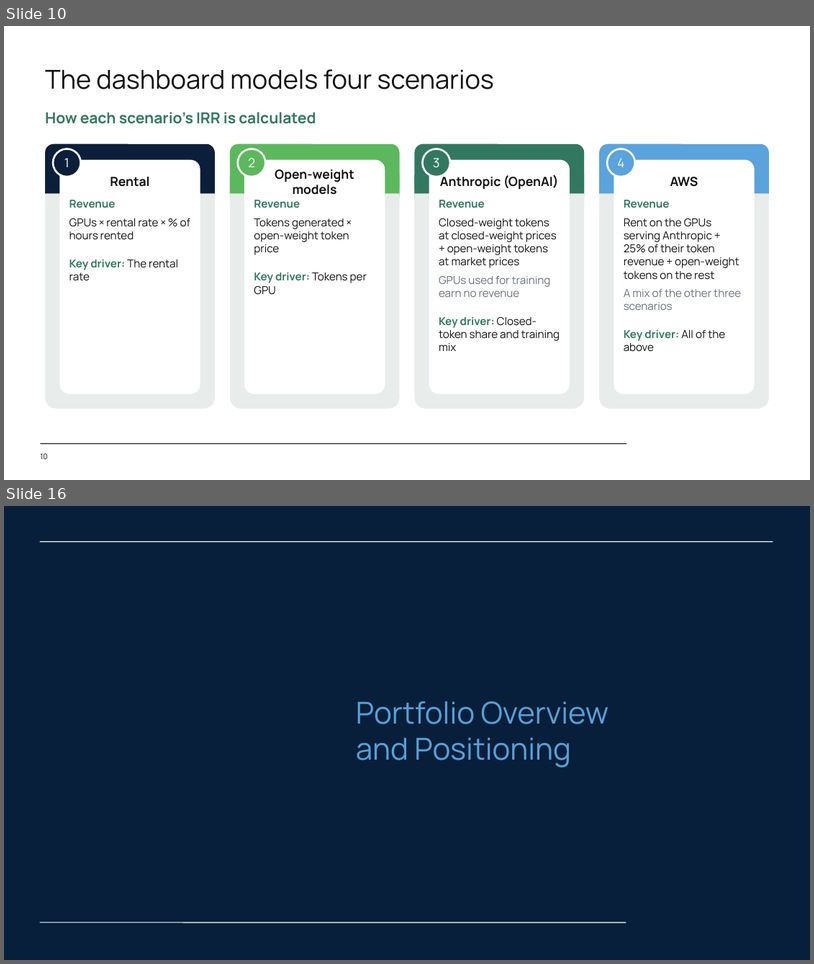
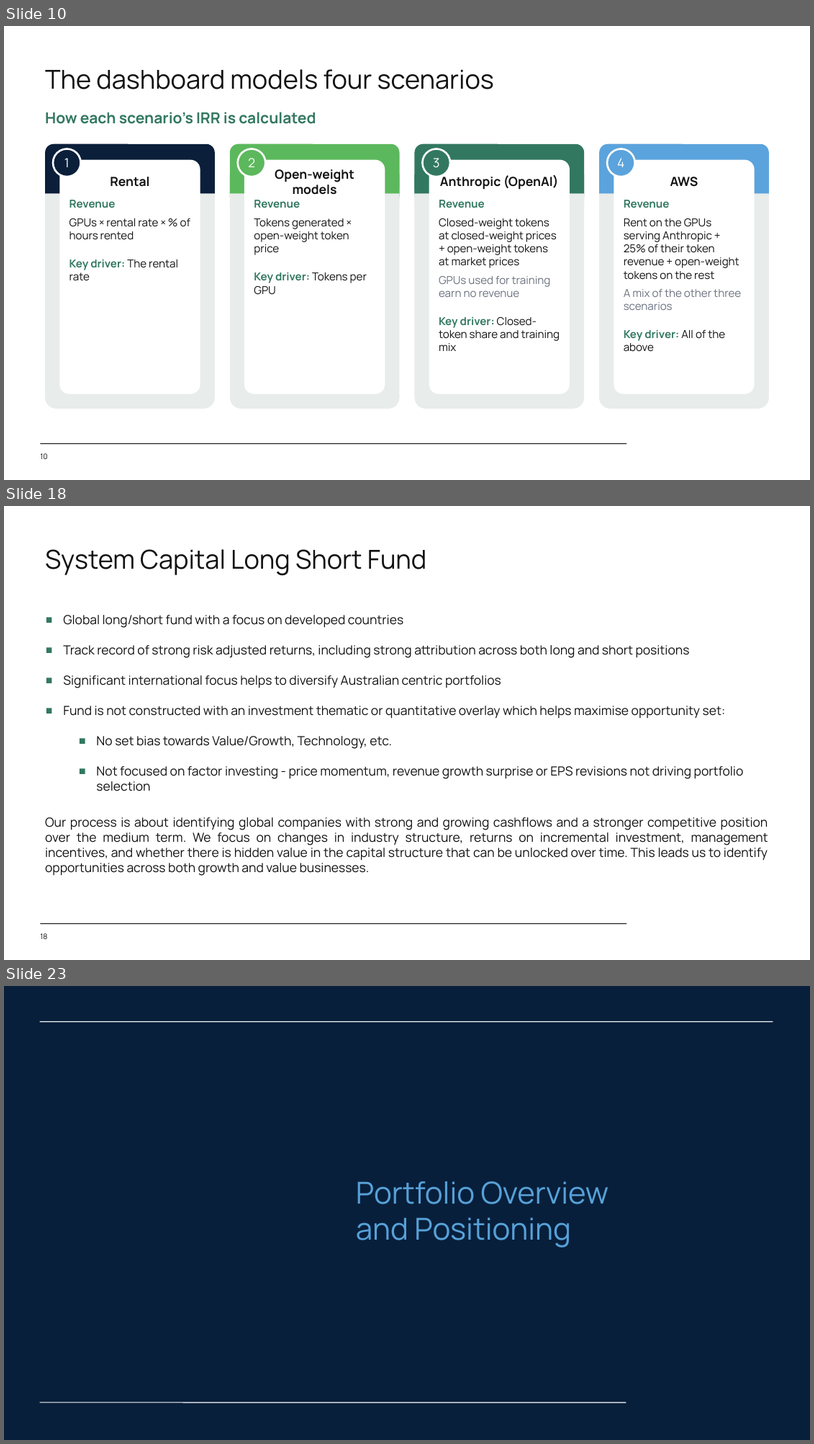
Before and after one commit to SystemCapital/AI-Dashboard, a slide deck: presentation/AI_Unit_Economics.pptx. Shown one above the other, each under a label of ours: slides 10 and 16 before the commit, slides 10, 18 and 23 after it; the slides between them are not shown. The pictures are 814x964 and 814x1444 pixels, drawn with LibreOffice and Linux fonts; fonts in the diff are those of the drawing; background and template pictures are left out. Boxes give left, top, right and bottom in pixels: in the first picture for what was removed or moved away, otherwise in the second. Text is boxed around its words. In the diff, an @@ line names an element or a change of style, - is before the commit and + after.

```diff
--- a/presentation/AI_Unit_Economics.pptx
+++ b/presentation/AI_Unit_Economics.pptx
@@ slide 18 added at [4, 506, 810, 960], background #FFFFFF; not listed: 1 template element that a slide beside it also shows @@
@@ title added at [45, 549, 427, 576], 31 pt, text #111111 @@
+System Capital Long Short Fund
@@ rectangle added at [46, 618, 52, 623], fill #327860 @@
@@ text added at [63, 615, 404, 628], 15 pt, text #111111 @@
+Global long/short fund with a focus on developed countries
@@ rectangle added at [46, 648, 52, 653], fill #327860 @@
@@ text added at [63, 645, 690, 658], 15 pt, text #111111 @@
+Track record of strong risk adjusted returns, including strong attribution across both long and short positions
@@ rectangle added at [46, 678, 52, 683], fill #327860 @@
@@ text added at [63, 675, 502, 688], 15 pt, text #111111 @@
+Significant international focus helps to diversify Australian centric portfolios
@@ rectangle added at [46, 708, 52, 713], fill #327860 @@
@@ text added at [63, 705, 726, 718], 15 pt, text #111111 @@
+Fund is not constructed with an investment thematic or quantitative overlay which helps maximise opportunity set:
@@ rectangle added at [80, 739, 85, 744], fill #327860 @@
@@ text added at [96, 736, 392, 749], 15 pt, text #111111 @@
+No set bias towards Value/Growth, Technology, etc.
@@ rectangle added at [80, 769, 85, 774], fill #327860 @@
@@ text added at [96, 766, 744, 791], 15 pt, text #111111 @@
+Not focused on factor investing - price momentum, revenue growth surprise or EPS revisions not driving portfolio selection
@@ text added at [45, 817, 769, 875], 15 pt, text #111111 @@
+Our process is about identifying global companies with strong and growing cashflows and a stronger competitive position over the medium term. We focus on changes in industry structure, returns on incremental investment, management incentives, and whether there is hidden value in the capital structure that can be unlocked over time. This leads us to identify opportunities across both growth and value businesses.
@@ page number added at [40, 933, 47, 939], 9 pt, text #111111 @@
+18
@@ what was slide 16 is now slide 23 @@
```
Also in this commit, not shown: 1 slide changed, 7 other slides added, 1 other file.
